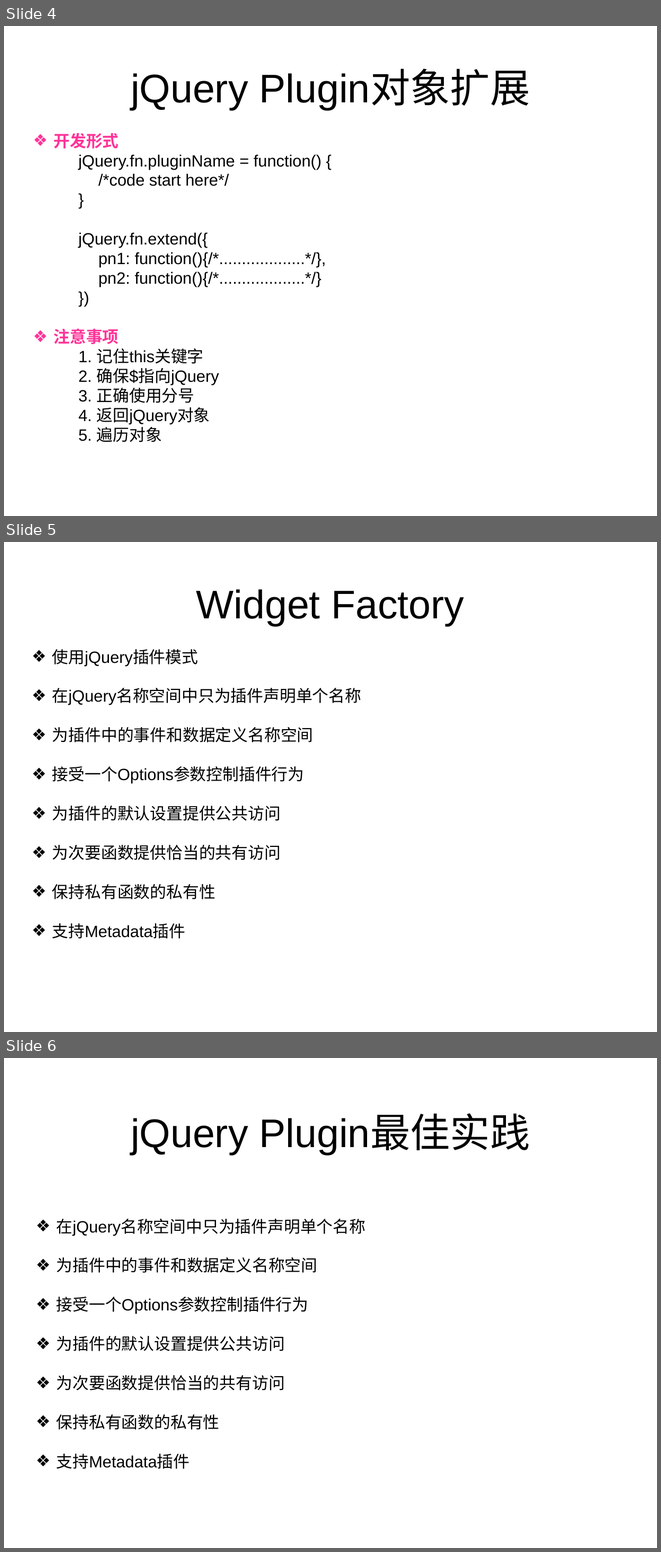
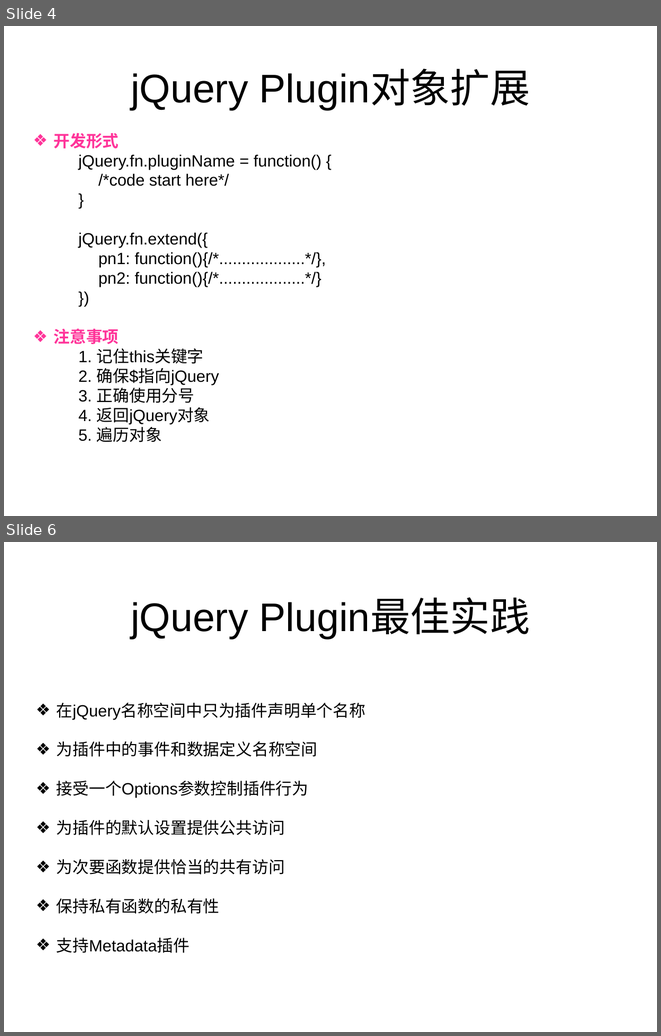
Before and after one commit to zjdgx/Study, a slide deck: jQueryPlugin/jQuery plugin-1.ppt. Shown one above the other, each under a label of ours: slides 4, 5 and 6 before the commit, slides 4 and 6 after it; the slides between them are not shown. The pictures are 661x1552 and 661x1036 pixels, drawn with LibreOffice and Linux fonts; fonts in the diff are those of the drawing. Boxes give left, top, right and bottom in pixels: in the first picture for what was removed or moved away, otherwise in the second. Text is boxed around its words. In the diff, an @@ line names an element or a change of style, - is before the commit and + after.

```diff
--- a/jQueryPlugin/jQuery plugin-1.ppt
+++ b/jQueryPlugin/jQuery plugin-1.ppt
@@ slide 5 removed at (4, 542, 657, 1032), background #FFFFFF @@
@@ text removed at (196, 589, 465, 626) @@
-Widget Factory
@@ text removed at (52, 649, 362, 938) @@
-❖ 使用jQuery插件模式
-❖ 在jQuery名称空间中只为插件声明单个名称
-❖ 为插件中的事件和数据定义名称空间
-❖ 接受一个Options参数控制插件行为
-❖ 为插件的默认设置提供公共访问
-❖ 为次要函数提供恰当的共有访问
-❖ 保持私有函数的私有性
-❖ 支持Metadata插件
```
Also in this commit, not shown: 1 slide added, 7 other files.
